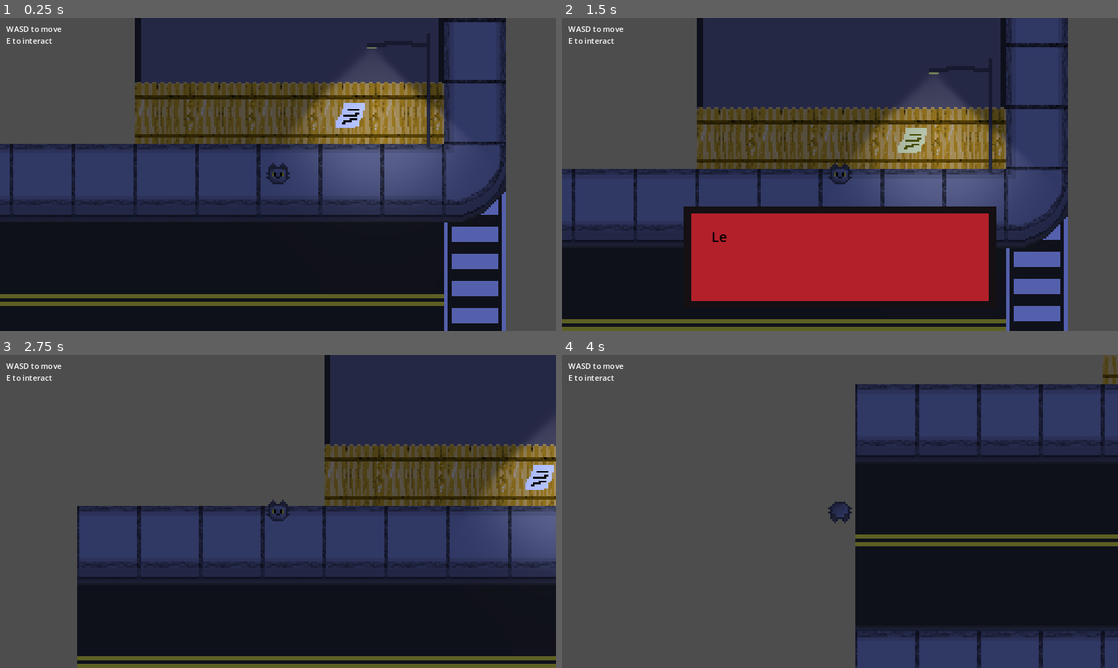
Above: before the commit, frames 1-4 (two rows, left to right).
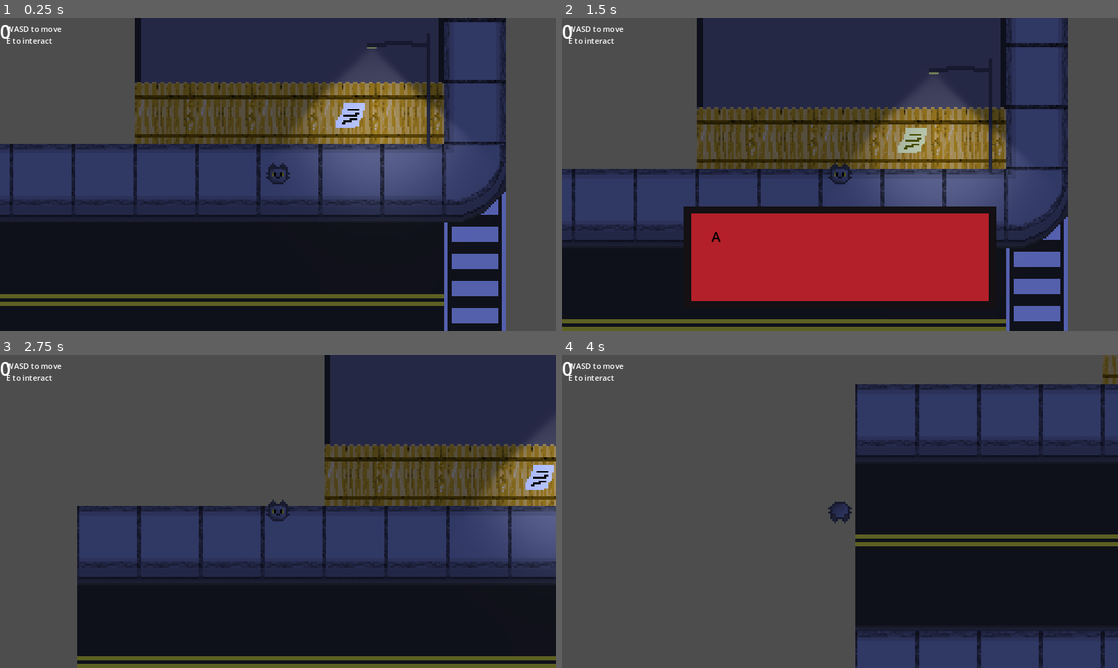
Above: after the commit, the same moments.

Repository: jatgm/TSA
Game: Godot game, scene res://Levels/game.tscn
Two runs of this game, one before a commit and one after it. Both use one fixed random seed, a clock stepped at 60 frames per second and the inputs below. This scene is started directly instead of the project's main scene.
Inputs:
- Up to frame 1 (0.25 s): no input
- Up to frame 2 (1.5 s): tap Enter at 0.5 s; hold E (interact) 0.53-1.28 s; hold W (up) from 0.53 s (still down); tap Space at 1.25 s; tap E (interact) at 1.35 s
- Up to frame 3 (2.75 s): tap Enter at 2 s; release W (up) at 2.03 s; hold A (left) from 2.03 s (still down); hold E (interact) from 2.03 s (still down)
- Up to frame 4 (4 s): release E (interact) at 2.78 s; tap E (interact) at 2.85 s; release A (left) at 3.53 s; hold S (down) from 3.53 s (still down); hold E (interact) from 3.53 s (still down)

The runs differ from the first frame. In frame 1, less than 0.1% of the frame differs, in the area x 0-2%, y 2-7%; in frame 2, less than 0.1%, in the area x 0-30%, y 2-72%; in frame 3, less than 0.1%; in frame 4, less than 0.1%.

Commit message:
save 4 now

Diff:
--- a/Characters/cat.gd
+++ b/Characters/cat.gd
@@ -17,7 +17,7 @@
 signal put_back_coin
 
 func _physics_process(_delta): # happens 60 times a sec, underscore can represent unused variable
-
+	$CanvasLayer/Label.text = str(step)
 	var input_direction = Vector2(
 		Input.get_action_strength("right") - Input.get_action_strength("left"),
 		Input.get_action_strength("down") - Input.get_action_strength("up")
--- a/Characters/cat.tscn
+++ b/Characters/cat.tscn
@@ -397,6 +397,13 @@
 [node name="CollisionShape2d" parent="HitboxPivot/InteractionManager/Bound" index="0"]
 shape = SubResource("RectangleShape2D_anr7n")
 
+[node name="CanvasLayer" type="CanvasLayer" parent="."]
+
+[node name="Label" type="Label" parent="CanvasLayer"]
+offset_right = 40.0
+offset_bottom = 23.0
+theme_override_font_sizes/font_size = 40
+
 [connection signal="damage_taken" from="Hurtbox" to="." method="_on_hurtbox_damage_taken"]
 
 [editable path="HitboxPivot/InteractionManager"]
--- a/Hitboxes/Interactions/first_time_inside_phonebooth_interaction.gd
+++ b/Hitboxes/Interactions/first_time_inside_phonebooth_interaction.gd
@@ -3,7 +3,7 @@
 signal finish_first_time_dialog
 
 func start_dialogue(step = null):
-	if step == 0:
+	if step == 1:
 		scene_file_text = "res://json/first_time_inside_phonebooth.json"
 		scene_text = load_scene_text()
 	super.start_dialogue()
@@ -12,5 +12,6 @@
 	if (current_index).to_int() < len(scene_text):
 		show_text()
 	else:
+		print("we finished")
 		finish()
 		finish_first_time_dialog.emit()
--- a/Hitboxes/Interactions/note_dialog_interaction.gd
+++ b/Hitboxes/Interactions/note_dialog_interaction.gd
@@ -1,7 +1,7 @@
 extends DialogPlayer
 
 func start_dialogue(interacter = null):
-	if interacter.step == 0:
+	if interacter.step == 2:
 		scene_file_text = "res://json/note_second_time.json"
 		scene_text = load_scene_text()
 	super.start_dialogue()
--- a/json/note_second_time.json
+++ b/json/note_second_time.json
@@ -1,7 +1,7 @@
 {
 	"1" : {
 		"name" : "",
-		"dialogue" : "Let's see... what was it again? Oh, '(425) 000-000'!",
+		"dialogue" : "Let's see... what was it again? Oh, '(425) 000-0000'!",
 		"expression" : "Sad"
 	}
 }
--- /dev/null
+++ b/objects/UI.gd
@@ -0,0 +1,47 @@
+extends CanvasLayer
+
+var number = ""
+
+func _process(_delta):
+	$ColorRect2/Label.text = number
+	if len(number) >= 10:
+		if number == "4250000000":
+
+			disable_buttons()
+		else:
+			number = ""
+
+func disable_buttons():
+	for i in get_child(0).get_children():
+		if i.get_class() == "Button":
+			i.disabled = true
+
+func _on_button_0_pressed():
+	number += "0"
+
+func _on_button_1_pressed():
+	number += "1"
+
+func _on_button_2_pressed():
+	number += "2"
+
+func _on_button_3_pressed():
+	number += "3"
+
+func _on_button_4_pressed():
+	number += "4"
+
+func _on_button_5_pressed():
+	number += "5"
+
+func _on_button_6_pressed():
+	number += "6"
+
+func _on_button_7_pressed():
+	number += "7"
+
+func _on_button_8_pressed():
+	number += "8"
+
+func _on_button_9_pressed():
+	number += "9"
--- a/objects/phonebooth.gd
+++ b/objects/phonebooth.gd
@@ -10,7 +10,7 @@
 	current_interacter = interacter
 	if open:
 		if state == PHONEBOOTH_STATE.USING:
-			if interacter.step != 0:
+			if interacter.step != 1:
 				state = PHONEBOOTH_STATE.COOLDOWN
 				var tween = get_tree().create_tween()
 				$AnimationPlayer.play("remove_blackbars")
@@ -22,6 +22,8 @@
 				state = PHONEBOOTH_STATE.NOT_USING
 				return
 		if state == PHONEBOOTH_STATE.NOT_USING:
+			if interacter.step <= 1:
+				interacter.step = 1
 			state = PHONEBOOTH_STATE.USING
 			var tween = get_tree().create_tween()
 			interacter.moving = false
@@ -29,11 +31,11 @@
 			$AnimationPlayer.play("add_blackbars")
 			await get_tree().create_timer(0.4).timeout
 			if state == PHONEBOOTH_STATE.USING:
-				if not interacter.step == 0: # first time you enter
+				if not interacter.step == 1: # first time you enter
 					$UI.visible = true
 			get_tree().call_group("dogs", "entered_phonebooth")
 
-		if interacter.step == 0:
+		if interacter.step == 1:
 			$InteractionManager/DialogPlayer.start_dialogue(interacter.step)
 			return
 	else:
@@ -43,6 +45,6 @@
 	open = true
 
 func _on_dialog_player_finish_first_time_dialog():
-
-	current_interacter.step += 1
-	$UI.visible = true
+	if current_interacter.step == 1:
+		$UI.visible = true
+		current_interacter.step += 1
--- a/objects/phonebooth.tscn
+++ b/objects/phonebooth.tscn
@@ -7,6 +7,9 @@
 [ext_resource type="Texture2D" uid="uid://386o5j73jtcg" path="res://Art/phonebooth.png" id="4_82j1o"]
 [ext_resource type="PackedScene" uid="uid://yd6y3s48r64d" path="res://UI/dialog_player.tscn" id="6_316up"]
 [ext_resource type="Script" path="res://Hitboxes/Interactions/first_time_inside_phonebooth_interaction.gd" id="7_0fywn"]
+[ext_resource type="Script" path="res://objects/UI.gd" id="8_1pd2j"]
+[ext_resource type="Texture2D" uid="uid://bqxnjmc1g5csc" path="res://Art/Tiles/cracks3.png" id="8_vo3sx"]
+[ext_resource type="Texture2D" uid="uid://b3k1ogiygsflf" path="res://Art/Tiles/cracks2.png" id="9_ap2a8"]
 
 [sub_resource type="RectangleShape2D" id="RectangleShape2D_jqdqw"]
 size = Vector2(28, 47)
@@ -199,7 +202,7 @@
 metadata/_edit_lock_ = true
 
 [node name="UI" type="CanvasLayer" parent="."]
-visible = false
+script = ExtResource("8_1pd2j")
 
 [node name="ColorRect2" type="ColorRect" parent="UI"]
 anchors_preset = 8
@@ -215,7 +218,60 @@
 grow_vertical = 2
 color = Color(0.298039, 0.0627451, 0.0235294, 1)
 
-[node name="Button" type="Button" parent="UI/ColorRect2"]
+[node name="Label" type="Label" parent="UI/ColorRect2"]
+layout_mode = 0
+offset_left = 38.0
+offset_top = 35.0
+offset_right = 228.0
+offset_bottom = 77.0
+text = "(xxx) xxx-xxxx"
+horizontal_alignment = 1
+vertical_alignment = 1
+
+[node name="TextEdit" type="TextEdit" parent="UI/ColorRect2"]
+layout_mode = 1
+anchors_preset = 8
+anchor_left = 0.5
+anchor_top = 0.5
+anchor_right = 0.5
+anchor_bottom = 0.5
+offset_left = -95.0
+offset_top = -226.5
+offset_right = 95.0
+offset_bottom = -183.5
+grow_horizontal = 2
+grow_vertical = 2
+editable = false
+
+[node name="Button0" type="Button" parent="UI/ColorRect2"]
+layout_mode = 1
+anchors_preset = 8
+anchor_left = 0.5
+anchor_top = 0.5
+anchor_right = 0.5
+anchor_bottom = 0.5
+offset_left = -39.0
+offset_top = 123.0
+offset_right = 39.0
+offset_bottom = 208.0
+grow_horizontal = 2
+grow_vertical = 2
+
+[node name="Button1" type="Button" parent="UI/ColorRect2"]
+layout_mode = 1
+anchors_preset = 8
+anchor_left = 0.5
+anchor_top = 0.5
+anchor_right = 0.5
+anchor_bottom = 0.5
+offset_left = -121.0
+offset_top = -147.5
+offset_right = -43.0
+offset_bottom = -62.5
+grow_horizontal = 2
+grow_vertical = 2
+
+[node name="Button2" type="Button" parent="UI/ColorRect2"]
 layout_mode = 1
 anchors_preset = 8
 anchor_left = 0.5
@@ -229,20 +285,6 @@
 grow_horizontal = 2
 grow_vertical = 2
 
-[node name="Button2" type="Button" parent="UI/ColorRect2"]
-layout_mode = 1
-anchors_preset = 8
-anchor_left = 0.5
-anchor_top = 0.5
-anchor_right = 0.5
-anchor_bottom = 0.5
-offset_left = -121.0
-offset_top = -147.5
-offset_right = -43.0
-offset_bottom = -62.5
-grow_horizontal = 2
-grow_vertical = 2
-
 [node name="Button3" type="Button" parent="UI/ColorRect2"]
 layout_mode = 1
 anchors_preset = 8
@@ -256,8 +298,23 @@
 offset_bottom = -62.5
 grow_horizontal = 2
 grow_vertical = 2
+icon = ExtResource("8_vo3sx")
 
 [node name="Button4" type="Button" parent="UI/ColorRect2"]
+layout_mode = 1
+anchors_preset = 8
+anchor_left = 0.5
+anchor_top = 0.5
+anchor_right = 0.5
+anchor_bottom = 0.5
+offset_left = -121.0
+offset_top = -57.5
+offset_right = -43.0
+offset_bottom = 27.5
+grow_horizontal = 2
+grow_vertical = 2
+
+[node name="Button5" type="Button" parent="UI/ColorRect2"]
 layout_mode = 1
 anchors_preset = 8
 anchor_left = 0.5
@@ -270,20 +327,7 @@
 offset_bottom = 27.5
 grow_horizontal = 2
 grow_vertical = 2
-
-[node name="Button5" type="Button" parent="UI/ColorRect2"]
-layout_mode = 1
-anchors_preset = 8
-anchor_left = 0.5
-anchor_top = 0.5
-anchor_right = 0.5
-anchor_bottom = 0.5
-offset_left = -121.0
-offset_top = -57.5
-offset_right = -43.0
-offset_bottom = 27.5
-grow_horizontal = 2
-grow_vertical = 2
+icon = ExtResource("9_ap2a8")
 
 [node name="Button6" type="Button" parent="UI/ColorRect2"]
 layout_mode = 1
@@ -306,40 +350,27 @@
 anchor_top = 0.5
 anchor_right = 0.5
 anchor_bottom = 0.5
+offset_left = -121.0
+offset_top = 32.5
+offset_right = -43.0
+offset_bottom = 117.5
+grow_horizontal = 2
+grow_vertical = 2
+
+[node name="Button8" type="Button" parent="UI/ColorRect2"]
+layout_mode = 1
+anchors_preset = 8
+anchor_left = 0.5
+anchor_top = 0.5
+anchor_right = 0.5
+anchor_bottom = 0.5
 offset_left = -39.0
 offset_top = 32.5
 offset_right = 39.0
 offset_bottom = 117.5
 grow_horizontal = 2
 grow_vertical = 2
-
-[node name="Button11" type="Button" parent="UI/ColorRect2"]
-layout_mode = 1
-anchors_preset = 8
-anchor_left = 0.5
-anchor_top = 0.5
-anchor_right = 0.5
-anchor_bottom = 0.5
-offset_left = -39.0
-offset_top = 123.0
-offset_right = 39.0
-offset_bottom = 208.0
-grow_horizontal = 2
-grow_vertical = 2
-
-[node name="Button8" type="Button" parent="UI/ColorRect2"]
-layout_mode = 1
-anchors_preset = 8
-anchor_left = 0.5
-anchor_top = 0.5
-anchor_right = 0.5
-anchor_bottom = 0.5
-offset_left = -121.0
-offset_top = 32.5
-offset_right = -43.0
-offset_bottom = 117.5
-grow_horizontal = 2
-grow_vertical = 2
+icon = ExtResource("8_vo3sx")
 
 [node name="Button9" type="Button" parent="UI/ColorRect2"]
 layout_mode = 1
@@ -390,5 +421,15 @@
 
 [connection signal="enter_phonebooth" from="InteractionManager" to="." method="_on_interaction_manager_enter_phonebooth"]
 [connection signal="finish_first_time_dialog" from="InteractionManager/DialogPlayer" to="." method="_on_dialog_player_finish_first_time_dialog"]
+[connection signal="pressed" from="UI/ColorRect2/Button0" to="UI" method="_on_button_0_pressed"]
+[connection signal="pressed" from="UI/ColorRect2/Button1" to="UI" method="_on_button_1_pressed"]
+[connection signal="pressed" from="UI/ColorRect2/Button2" to="UI" method="_on_button_2_pressed"]
+[connection signal="pressed" from="UI/ColorRect2/Button3" to="UI" method="_on_button_3_pressed"]
+[connection signal="pressed" from="UI/ColorRect2/Button4" to="UI" method="_on_button_4_pressed"]
+[connection signal="pressed" from="UI/ColorRect2/Button5" to="UI" method="_on_button_5_pressed"]
+[connection signal="pressed" from="UI/ColorRect2/Button6" to="UI" method="_on_button_6_pressed"]
+[connection signal="pressed" from="UI/ColorRect2/Button7" to="UI" method="_on_button_7_pressed"]
+[connection signal="pressed" from="UI/ColorRect2/Button8" to="UI" method="_on_button_8_pressed"]
+[connection signal="pressed" from="UI/ColorRect2/Button9" to="UI" method="_on_button_9_pressed"]
 
 [editable path="InteractionManager"]
Not shown: 1 places in objects/phonebooth.tscn that only renumber resources
Not shown, changed: builds/HTML Builds/build3/index.html
Not shown, changed: builds/HTML Builds/build3/index.pck
